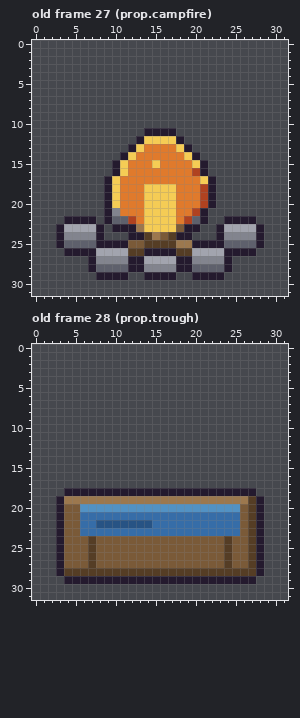
One commit to this pixel-art file: assets/aseprite/props.aseprite. Above: the version before the commit.
32x32 pixels, 35 frames. Shown: old frame 27 (prop.campfire), old frame 28 (prop.trough). The commit also changed other frames, which this record leaves out.
New version:
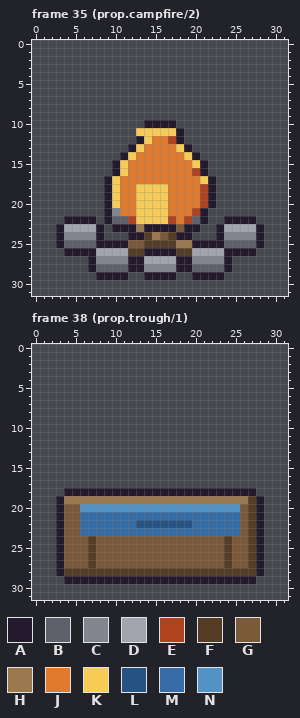
Palette (. is transparent): A #241a2e  B #5e606c  C #82848e  D #a2a4ae  E #b04220  F #553d25  G #7a5a38  H #9c784e  J #e07a2c  K #f5cc55  L #275384  M #366da8  N #5292c4
A new or re-ordered frame is compared with the old frame closest to it.
From old to new:
frames 35 -> 49
Frame 35 (prop.campfire/2) is new; against old frame 27 (prop.campfire):
There is now colour A in row 10 at x 14 to 17; in row 11 at x 18.
The edit turns colour K into colour A in row 23 at x 14 to 17.
The edit turns colour K into colour E in row 12 at x 17; in row 22 at x 17.
The edit turns colour K into colour J in row 12 at x 15 to 16; in row 15 at x 15; in rows 18 to 21 at x 17.
There is now colour K in row 11 at x 13.
The edit turns colour A into colour K in row 11 at x 14 to 17.
The edit turns colour J into colour K in rows 18 to 22 at x 13.
Frame 38 (prop.trough/1) is new; against old frame 28 (prop.trough):
The edit turns colour M into colour L in row 22 at x 15 to 19.
The edit turns colour L into colour M in row 22 at x 8 to 12.
